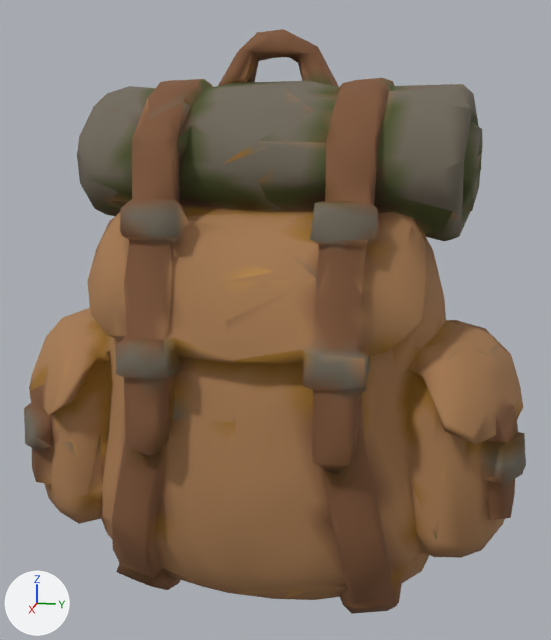
The glTF model public/models/x-backpack.glb: old version first, new version second.
Camera for both pictures: a 50 mm camera at (1.3, 0.275, 0.328) aimed at (-0.003, 0.014, 0.002). The axes (+X, +Y, +Z) are drawn at lower left. The lights are the same throughout. The older version comes first. Where no turn or scale is listed for an object, it has been applied to the vertices. Vertices at exactly the same position are counted once.

The first picture shows 'tripo_node_23548902-7a0b-4f3e-a0f0-77ad5f419c84'.
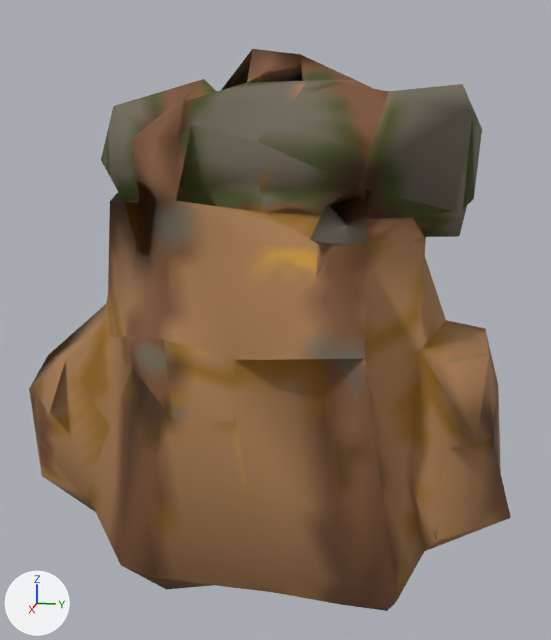
Where the newer file only moved an object's origin or applied its transform, the numbers keep the older frame.

The edits, one by one:
me_tripo_mesh_23548902_7a0b_4f3e_a0f0_77ad5f419c84 is used by ob_tripo_node_23548902_7a0b_4f3e_a0f0_77ad5f419c84; location (0.0, 0.0, 0.0).
me_tripo_mesh_23548902_7a0b_4f3e_a0f0_77ad5f419c84 had 1393 vertices, 2802 faces and spanned x -0.259..0.259, y -0.452..0.452, z -0.5..0.5.
me_tripo_mesh_23548902_7a0b_4f3e_a0f0_77ad5f419c84 now has 152 vertices, 316 faces and spans x -0.255..0.245, y -0.442..0.429, z -0.5..0.474.
me_tripo_mesh_23548902_7a0b_4f3e_a0f0_77ad5f419c84 part 1: 1241 vertices removed from x -0.259..0.259, y -0.452..0.452, z -0.495..0.5.
me_tripo_mesh_23548902_7a0b_4f3e_a0f0_77ad5f419c84 part 2: 1 kept faces spanning x 0.125..0.136, y 0.119..0.184, z 0.218..0.248 get new texture (UV) coordinates.

Where the change shows, as pixel boxes (x1, y1, x2, y2) in the pictures (551 x 640 px):
'tripo_node_23548902-7a0b-4f3e-a0f0-77ad5f419c84', reshaped
    before: (24, 29, 526, 614)
    after: (29, 49, 511, 611)
part 1 of me_tripo_mesh_23548902_7a0b_4f3e_a0f0_77ad5f419c84, deleted (brown)
    before: (24, 29, 526, 614)
part 2 of me_tripo_mesh_23548902_7a0b_4f3e_a0f0_77ad5f419c84, surface changed
    after: (325, 187, 368, 208)
